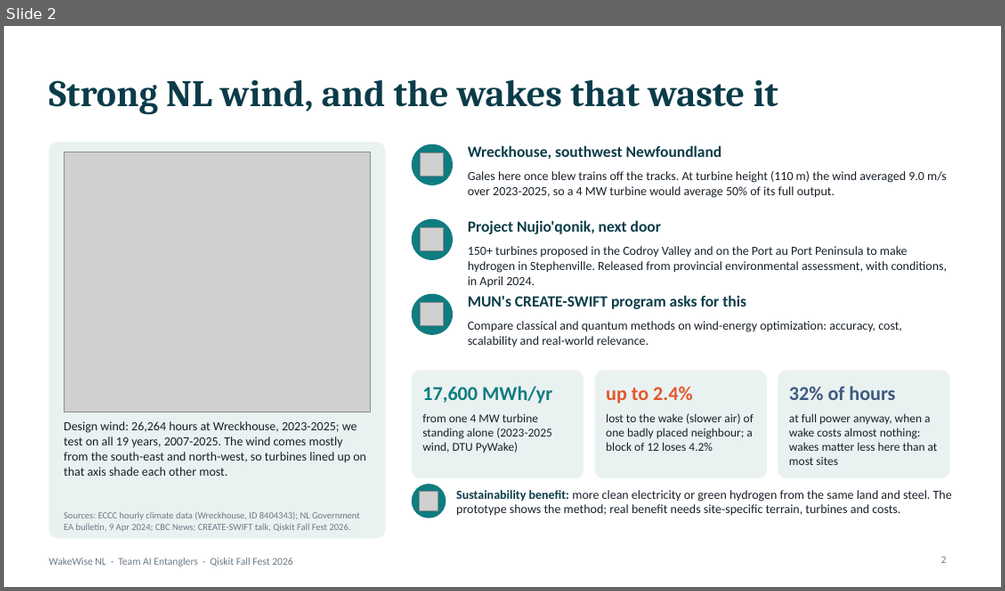
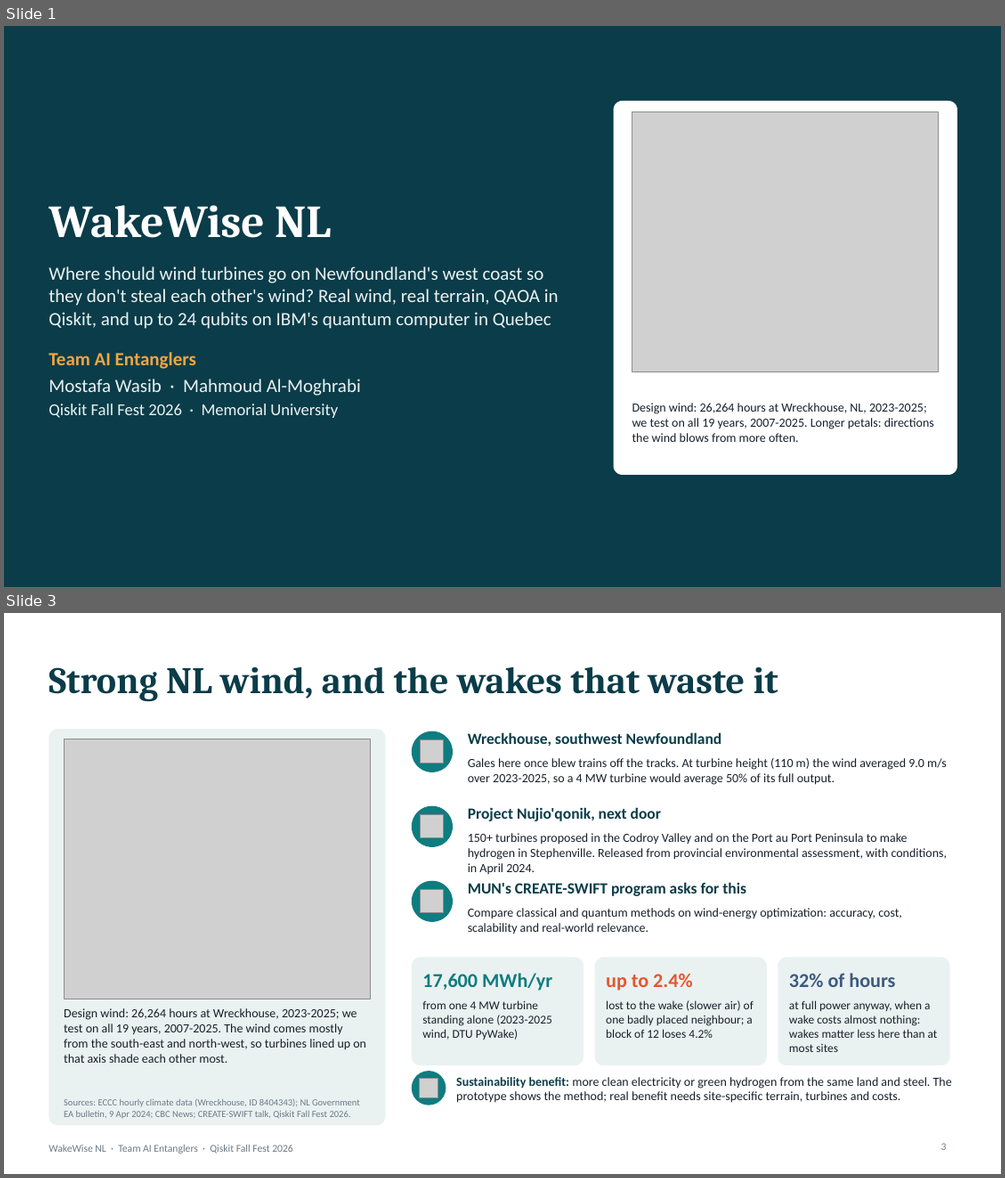
Before and after one commit to mrw-soumik/Qiskit-AI-Entanglers-, a slide deck: slides/WakeWise_NL_AI_Entanglers.pptx. Shown one above the other, each under a label of ours: slide 2 before the commit, slides 1 and 3 after it; the slides between them are not shown. The pictures are 1005x591 and 1005x1178 pixels, drawn with LibreOffice and Linux fonts; fonts in the diff are those of the drawing; grey boxes stand for pictures. Boxes give left, top, right and bottom in pixels: in the first picture for what was removed or moved away, otherwise in the second. Text is boxed around its words. In the diff, an @@ line names an element or a change of style, - is before the commit and + after.

```diff
--- a/slides/WakeWise_NL_AI_Entanglers.pptx
+++ b/slides/WakeWise_NL_AI_Entanglers.pptx
@@ slide 1 added at [4,26,1001,587], background #0B3C49 @@
@@ rounded rectangle added at [614,101,957,475], fill #FFFFFF @@
@@ picture added at [632,112,938,371] @@
@@ title added at [48,205,331,238], 44 pt, text #FFFFFF, bold @@
+WakeWise NL
@@ text added at [48,266,558,418], 18 pt, text #EAF2F1 @@
+Where should wind turbines go on Newfoundland's west coast so they don't steal each other's wind? Real wind, real terrain, QAOA in Qiskit, and up to 24 qubits on IBM's quantum computer in Quebec
+Team AI Entanglers
+Mostafa Wasib · Mahmoud Al-Moghrabi
+Qiskit Fall Fest 2026 · Memorial University
@@ text added at [632,402,934,442], 12 pt, text #17202A @@
+Design wind: 26,264 hours at Wreckhouse, NL, 2023-2025; we test on all 19 years, 2007-2025. Longer petals: directions the wind blows from more often.
@@ what was slide 2 is now slide 3 @@
```
Also in this commit, not shown: 4 slides changed, 1 other file.
